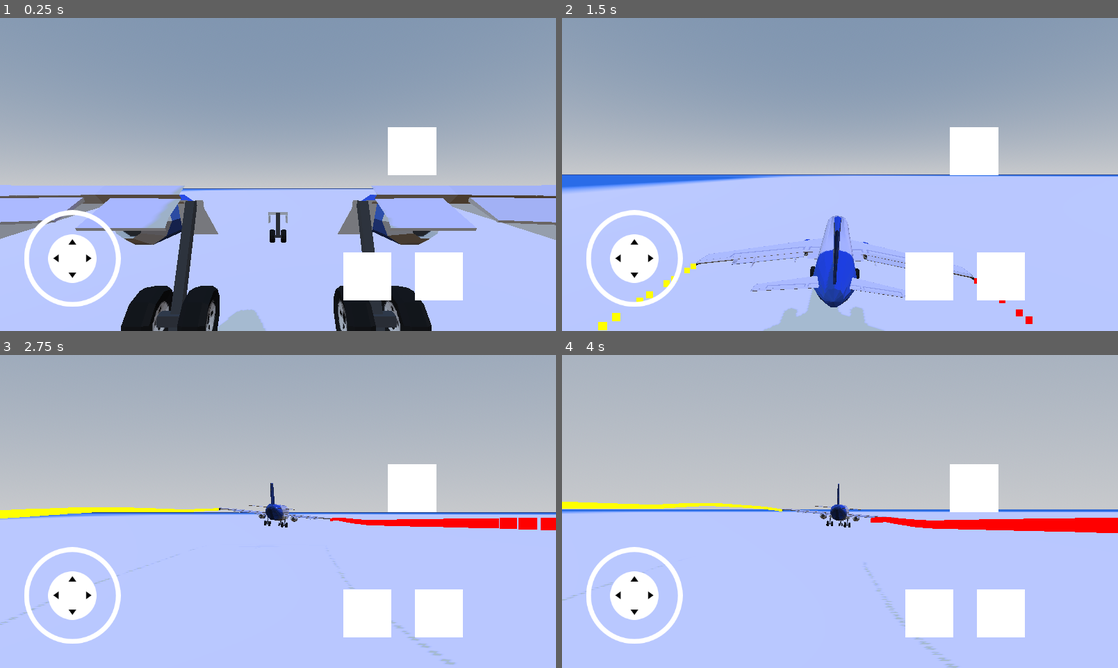
Above: before the commit, frames 1-4 (two rows, left to right).
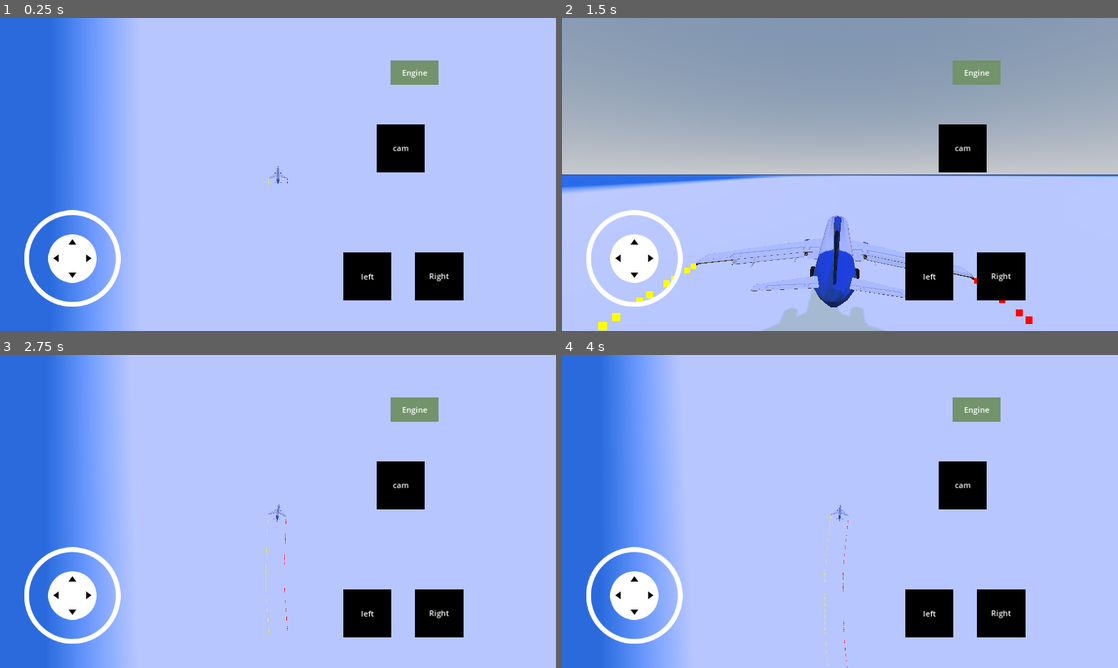
Above: after the commit, the same moments.

Repository: shahriarlabib000/airplane-ver-2
Game: Godot game, scene res://scenes/main/main.tscn
Two runs of this game, one before a commit and one after it. Both use one fixed random seed, a clock stepped at 60 frames per second and the inputs below. The engine's default icon, where the game draws it, is replaced by a stand-in: a white triangle on a blue panel in a dark square.
Inputs (mouse positions are in pixels of both pictures, inside the frame that each line leads up to):
- Up to frame 1 (0.25 s): no input
- Up to frame 2 (1.5 s): tap Enter (ui_accept) at 0.5, 0.6, 0.77, 1.07 s; move the mouse to (962, 158) at 0.52 s; hold Right (ui_right) 0.53-1.25 s; click (962, 158) at 0.67 s; drag from (728, 190) to (812, 237) at 1.27 s
- Up to frame 3 (2.75 s): move the mouse to (333, 442) at 2.02 s; hold Right (ui_right) from 2.03 s (still down); tap Enter (ui_accept) at 2.1 s
- Up to frame 4 (4 s): release Right (ui_right) at 2.75 s; drag from (812, 574) to (673, 464) at 2.77 s; move the mouse to (1006, 558) at 3.52 s; hold Left (ui_left) from 3.53 s (still down); tap Enter (ui_accept) at 3.6, 3.77 s

The runs differ from the first frame. In frame 1, 74% of the frame differs, in the area x 0-100%, y 0-100%; in frame 2, 5.0%; in frame 3, 64%; in frame 4, 63%.

Commit message:
button label

Diff:
--- a/project.godot
+++ b/project.godot
@@ -30,6 +30,10 @@
 "deadzone": 0.5,
 "events": []
 }
+engine={
+"deadzone": 0.5,
+"events": []
+}
 
 [physics]
 
--- a/scenes/airplane/airplane.gd
+++ b/scenes/airplane/airplane.gd
@@ -1,10 +1,12 @@
 extends RigidBody3D
 
+var engine_on:bool=true
 var turnSpeed:int=1500
 var RollSpeed:int=900
 var dir:float
 func _integrate_forces(_state: PhysicsDirectBodyState3D) -> void:
-	apply_central_force(basis.z * -200)
+	if engine_on:
+		apply_central_force(basis.z * -200)
 
 func _physics_process(delta: float) -> void:
 	dir=Input.get_axis("ui_right","ui_left")
@@ -13,3 +15,9 @@
 	apply_torque(basis.x * delta * dir * turnSpeed)
 	dir=Input.get_axis("rRight","rLeft")
 	apply_torque(basis.z * delta * dir * RollSpeed)
+	if Input.is_action_just_pressed("engine"):
+		engine_on=!engine_on
+		if engine_on:
+			gravity_scale=0
+		else :
+			gravity_scale=5
--- a/scenes/main/main.gd
+++ b/scenes/main/main.gd
@@ -5,5 +5,5 @@
 		$Camera3D.current=!$Camera3D.current
 	$Airplane/Camera3D.global_rotation.z=0
 	$Camera3D.look_at($Airplane.position)
-	$Camera3D.fov=(50/$Camera3D.position.distance_to($Airplane.position)*50)
+	$Camera3D.fov=30#(50/$Camera3D.position.distance_to($Airplane.position)*50)
 	$Camera3D.fov=clamp($Camera3D.fov,1,70)
--- a/scenes/main/main.tscn
+++ b/scenes/main/main.tscn
@@ -1,9 +1,9 @@
-[gd_scene load_steps=12 format=3 uid="uid://ciiny532nrcbl"]
+[gd_scene load_steps=9 format=3 uid="uid://ciiny532nrcbl"]
 
 [ext_resource type="Script" path="res://scenes/main/main.gd" id="1_3s767"]
 [ext_resource type="Texture2D" uid="uid://cn6ctwk5o0tnq" path="res://assets/icon.svg" id="1_omb2j"]
 [ext_resource type="PackedScene" uid="uid://d3kv3oj0ti8dd" path="res://scenes/airplane/airplane.tscn" id="2_ew6ir"]
-[ext_resource type="PackedScene" uid="uid://dmr0fcamx7t56" path="res://scenes/virtual_joystick/virtual_joystick_scene.tscn" id="3_ncacx"]
+[ext_resource type="PackedScene" uid="uid://v6tf4sgb7mov" path="res://scenes/ui/ui.tscn" id="4_u2dcp"]
 
 [sub_resource type="ProceduralSkyMaterial" id="ProceduralSkyMaterial_nlwy8"]
 sky_horizon_color = Color(0.64625, 0.65575, 0.67075, 1)
@@ -19,12 +19,6 @@
 
 [sub_resource type="StandardMaterial3D" id="StandardMaterial3D_fcwp8"]
 albedo_texture = ExtResource("1_omb2j")
-
-[sub_resource type="CanvasTexture" id="CanvasTexture_ahc0s"]
-
-[sub_resource type="CanvasTexture" id="CanvasTexture_5gv5t"]
-
-[sub_resource type="CanvasTexture" id="CanvasTexture_jvrul"]
 
 [node name="main" type="Node3D"]
 script = ExtResource("1_3s767")
@@ -50,32 +44,8 @@
 [node name="Camera3D" type="Camera3D" parent="Airplane"]
 transform = Transform3D(1, 0, 0, 0, 1, 0, 0, 0, 1, 0, 5, 15)
 
-[node name="ui" type="CanvasLayer" parent="."]
-
-[node name="Virtual Joystick" parent="ui" instance=ExtResource("3_ncacx")]
-offset_top = -300.0
-offset_bottom = 0.0
-action_left = "rLeft"
-action_right = "rRight"
-
-[node name="Left" type="TouchScreenButton" parent="ui"]
-position = Vector2(711, 485)
-scale = Vector2(100, 100)
-texture_normal = SubResource("CanvasTexture_ahc0s")
-action = "ui_left"
-
-[node name="Right" type="TouchScreenButton" parent="ui"]
-position = Vector2(859, 485)
-scale = Vector2(100, 100)
-texture_normal = SubResource("CanvasTexture_5gv5t")
-action = "ui_right"
-
-[node name="switchCam" type="TouchScreenButton" parent="ui"]
-position = Vector2(804, 226)
-scale = Vector2(100, 100)
-texture_normal = SubResource("CanvasTexture_jvrul")
-action = "ui_accept"
+[node name="ui" parent="." instance=ExtResource("4_u2dcp")]
 
 [node name="Camera3D" type="Camera3D" parent="."]
-transform = Transform3D(1, 0, 0, 0, 1, 0, 0, 0, 1, 0, 5, 0)
+transform = Transform3D(1, 0, 0, 0, 1, 0, 0, 0, 1, 0, 500, 0)
 current = true
--- /dev/null
+++ b/scenes/ui/ui.tscn
@@ -0,0 +1,83 @@
+[gd_scene load_steps=6 format=3 uid="uid://v6tf4sgb7mov"]
+
+[ext_resource type="PackedScene" uid="uid://dmr0fcamx7t56" path="res://scenes/virtual_joystick/virtual_joystick_scene.tscn" id="1_akgpr"]
+
+[sub_resource type="CanvasTexture" id="CanvasTexture_ahc0s"]
+
+[sub_resource type="CanvasTexture" id="CanvasTexture_5gv5t"]
+
+[sub_resource type="CanvasTexture" id="CanvasTexture_jvrul"]
+
+[sub_resource type="CanvasTexture" id="CanvasTexture_cwyih"]
+
+[node name="ui" type="CanvasLayer"]
+
+[node name="Virtual Joystick" parent="." instance=ExtResource("1_akgpr")]
+offset_top = -300.0
+offset_bottom = 0.0
+action_left = "rLeft"
+action_right = "rRight"
+
+[node name="leftBtnNode" type="Node2D" parent="."]
+position = Vector2(711, 485)
+
+[node name="Left" type="TouchScreenButton" parent="leftBtnNode"]
+self_modulate = Color(0, 0, 0, 1)
+scale = Vector2(100, 100)
+texture_normal = SubResource("CanvasTexture_ahc0s")
+action = "ui_left"
+
+[node name="Label" type="Label" parent="leftBtnNode"]
+offset_right = 101.0
+offset_bottom = 102.0
+text = "left"
+horizontal_alignment = 1
+vertical_alignment = 1
+
+[node name="RightBtnNode" type="Node2D" parent="."]
+position = Vector2(860, 485)
+
+[node name="Right" type="TouchScreenButton" parent="RightBtnNode"]
+self_modulate = Color(0, 0, 0, 1)
+scale = Vector2(100, 100)
+texture_normal = SubResource("CanvasTexture_5gv5t")
+action = "ui_right"
+
+[node name="Label" type="Label" parent="RightBtnNode"]
+offset_right = 100.0
+offset_bottom = 100.0
+text = "Right"
+horizontal_alignment = 1
+vertical_alignment = 1
+
+[node name="switchCamNode" type="Node2D" parent="."]
+position = Vector2(780, 220)
+
+[node name="switchCam" type="TouchScreenButton" parent="switchCamNode"]
+self_modulate = Color(0, 0, 0, 1)
+scale = Vector2(100, 100)
+texture_normal = SubResource("CanvasTexture_jvrul")
+action = "ui_accept"
+
+[node name="Label" type="Label" parent="switchCamNode"]
+offset_right = 102.0
+offset_bottom = 100.0
+text = "cam"
+horizontal_alignment = 1
+vertical_alignment = 1
+
+[node name="EngineToggle" type="Node2D" parent="."]
+position = Vector2(809, 88)
+
+[node name="TouchScreenButton" type="TouchScreenButton" parent="EngineToggle"]
+modulate = Color(0.446668, 0.577596, 0.421508, 1)
+scale = Vector2(100, 50)
+texture_normal = SubResource("CanvasTexture_cwyih")
+action = "engine"
+
+[node name="Label" type="Label" parent="EngineToggle"]
+offset_right = 101.0
+offset_bottom = 52.0
+text = "Engine"
+horizontal_alignment = 1
+vertical_alignment = 1
